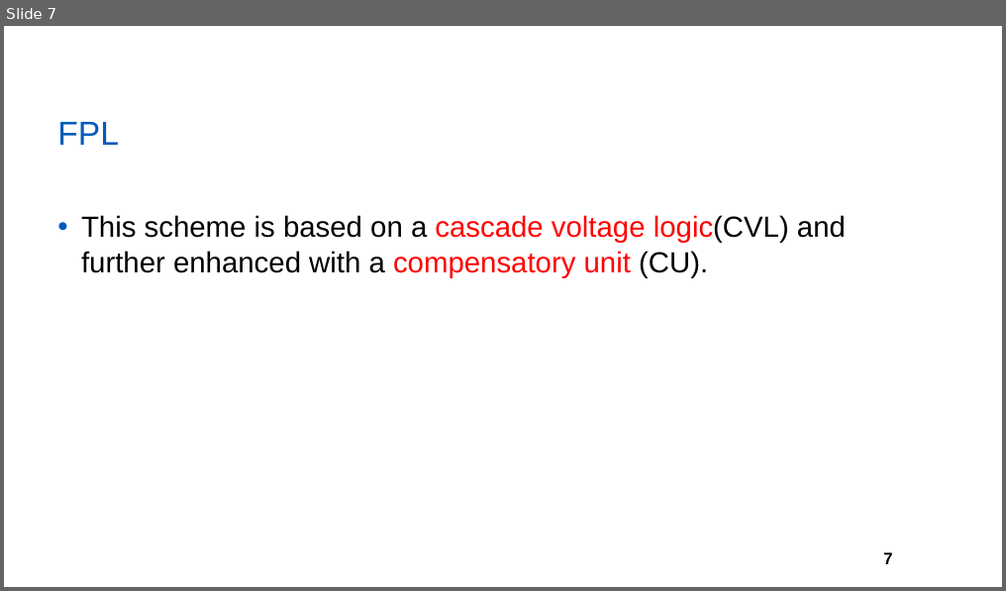
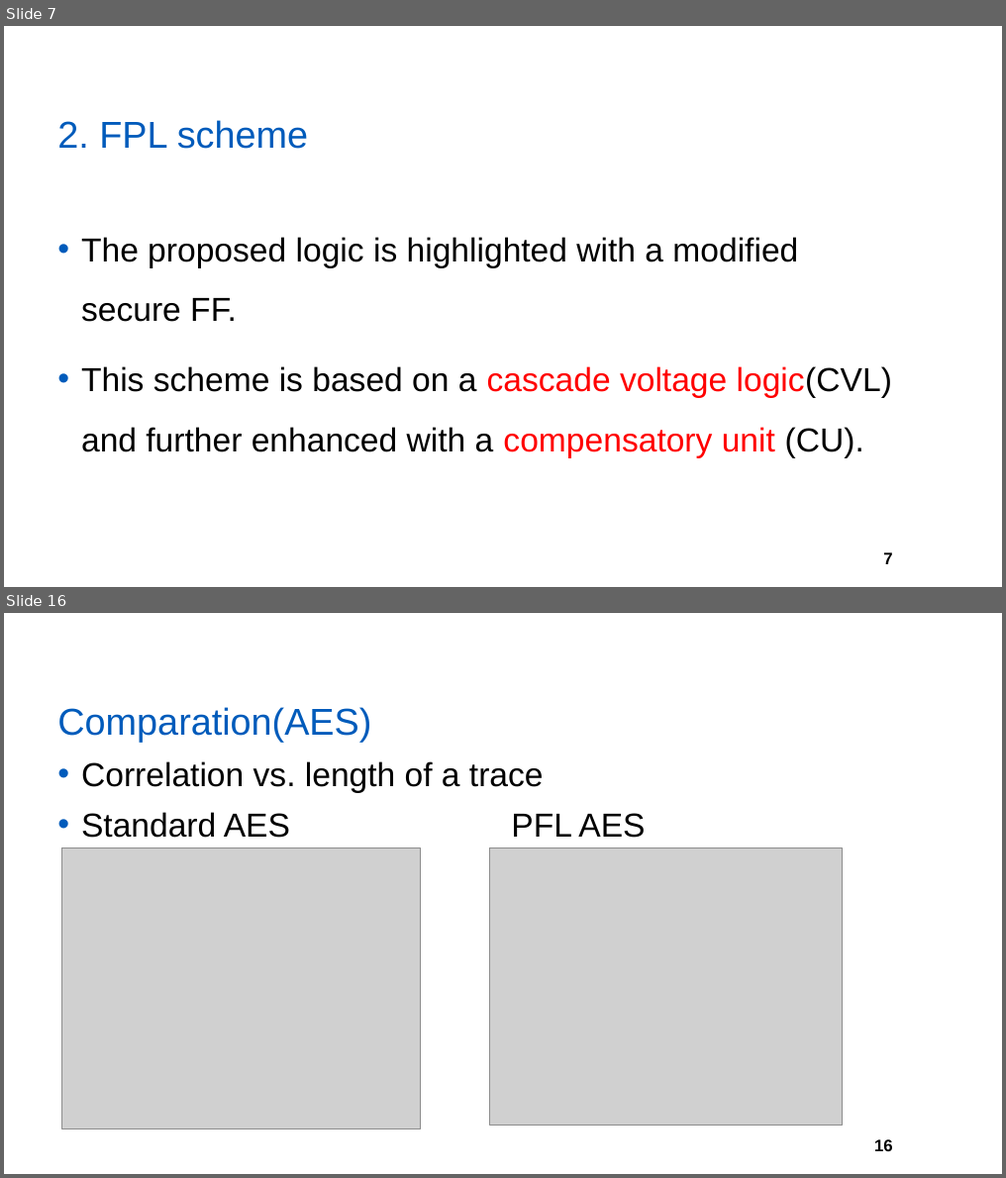
Before and after one commit to yberlin/hello-world, a slide deck: asianhost pre/FPL.pptx. Shown one above the other, each under a label of ours: slide 7 before the commit, slides 7 and 16 after it; the slides between them are not shown. The pictures are 1006x591 and 1006x1178 pixels, drawn with LibreOffice and Linux fonts; fonts in the diff are those of the drawing; grey boxes stand for pictures; background and template pictures are left out. Boxes give left, top, right and bottom in pixels: in the first picture for what was removed or moved away, otherwise in the second. Text is boxed around its words. In the diff, an @@ line names an element or a change of style, - is before the commit and + after.

```diff
--- a/asianhost pre/FPL.pptx
+++ b/asianhost pre/FPL.pptx
@@ slide 16 added at (4,613,1002,1174), background #FFFFFF; not listed: 1 template element that a slide beside it also shows @@
@@ title added at (57,707,371,743), 36 pt, text #005BBB @@
+Comparation(AES)
@@ text added at (81,761,645,838), 32 pt, text #000000 @@
+• Correlation vs. length of a trace
+• Standard AES PFL AES
@@ picture added at (61,848,420,1129) @@
@@ picture added at (490,848,843,1125) @@
@@ slide 7 changed as well @@
@@ title at (57,120,308,149): text changed; size 32 to 36 pt @@
-FPL
+2. FPL scheme
@@ text at (81,237,798,322): paragraph added @@
+• The proposed logic is highlighted with a modified secure FF.
@@ text at (81,367,892,459): size 28 to 32 pt in "This scheme is based on a cascade ..."; line spacing 1 to 1.5 @@
```
Also in this commit, not shown: 5 other slides changed, 11 other slides added, 3 slides removed.
